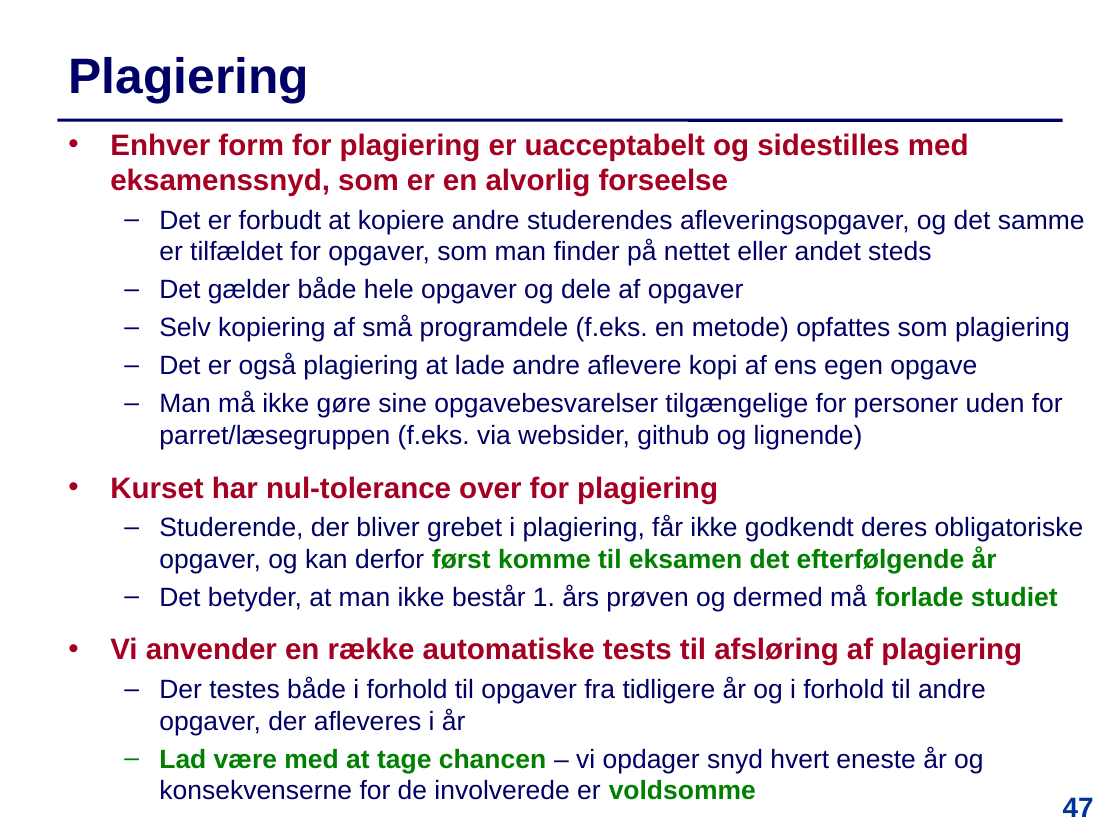
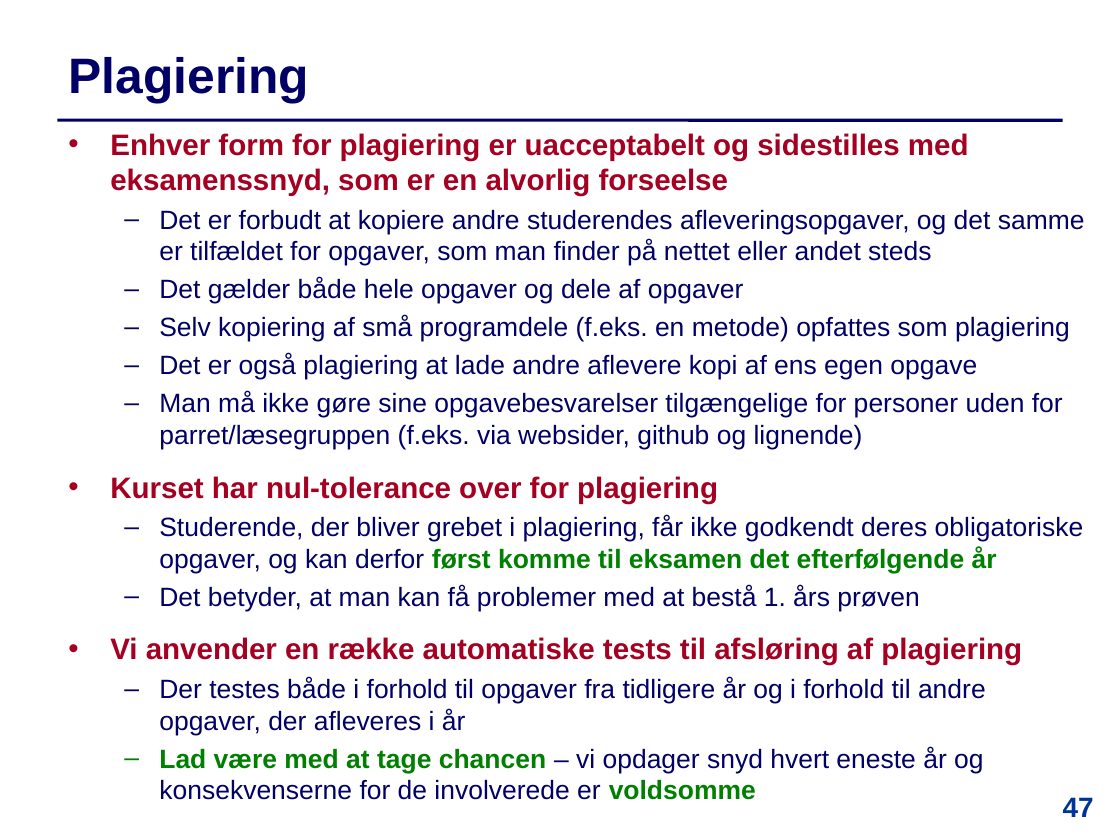
Before and after one commit to IntProgAU/Materiale, a slide deck: slide 47 of web/e25/uge_1a/Slides-Uge1-Mandag.pptx. Drawn at 1120x840 pixels with LibreOffice and Linux fonts; fonts in the diff are those of the drawing. Boxes give left, top, right and bottom in pixels: in the first picture for what was removed or moved away, otherwise in the second. Text is boxed around its words. In the diff, an @@ line names an element or a change of style, - is before the commit and + after.

```diff
--- a/web/e25/uge_1a/Slides-Uge1-Mandag.pptx
+++ b/web/e25/uge_1a/Slides-Uge1-Mandag.pptx
@@ text at <box>159,585,919,611</box>: text changed @@
-  – Det betyder, at man ikke består 1. års prøven og dermed må forlade studiet
+  – Det betyder, at man kan få problemer med at bestå 1. års prøven
```
Also in this commit, not shown: 5 other slides changed, 1 other file.
